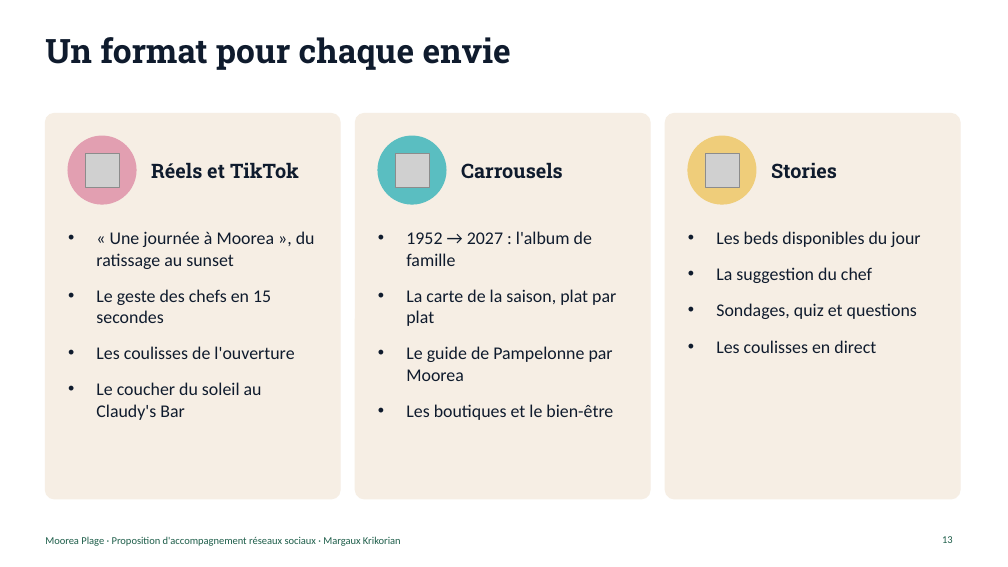
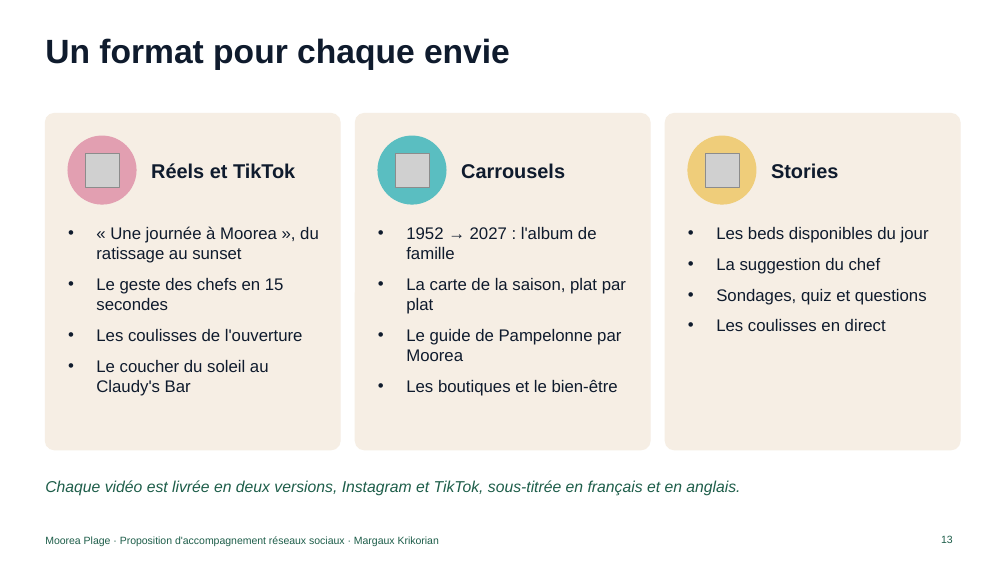
Before and after one commit to margaritakrikorian-ai/Assistant-CM, a slide deck: slide 13 of prospection/moorea-plage/Moorea-Plage-proposition.pptx. Drawn at 1008x567 pixels with LibreOffice and Linux fonts; fonts in the diff are those of the drawing; grey boxes stand for pictures. Boxes give left, top, right and bottom in pixels: in the first picture for what was removed or moved away, otherwise in the second. Text is boxed around its words. In the diff, an @@ line names an element or a change of style, - is before the commit and + after.

```diff
--- a/prospection/moorea-plage/Moorea-Plage-proposition.pptx
+++ b/prospection/moorea-plage/Moorea-Plage-proposition.pptx
@@ rounded rectangle: place and size @@
-rounded rectangle at (45, 113, 340, 499)
+rounded rectangle at (45, 113, 340, 450)
@@ rounded rectangle: place and size @@
-rounded rectangle at (355, 113, 650, 499)
+rounded rectangle at (355, 113, 650, 450)
@@ rounded rectangle: place and size @@
-rounded rectangle at (665, 113, 960, 499)
+rounded rectangle at (665, 113, 960, 450)
@@ font Roboto Slab to Arial in 4 elements at (45, 38, 510, 70), (151, 163, 295, 179), (461, 163, 565, 179), (771, 163, 838, 179) @@
@@ size 17 to 16 pt, font Calibri to Arial; less space between paragraphs in 3 elements at (96, 226, 319, 396), (406, 278, 626, 396), (716, 227, 929, 331) @@
@@ text added at (45, 480, 740, 496), 15 pt, text #1E5E4A, italic @@
+Chaque vidéo est livrée en deux versions, Instagram et TikTok, sous-titrée en français et en anglais.
@@ text "Moorea Plage · Proposition d'accompagnement ..." at (45, 536, 439, 546): font Calibri to Arial @@
@@ page number at (941, 535, 953, 543): font Calibri to Arial @@
```
Also in this commit, not shown: 19 other slides changed, 2 other files.
